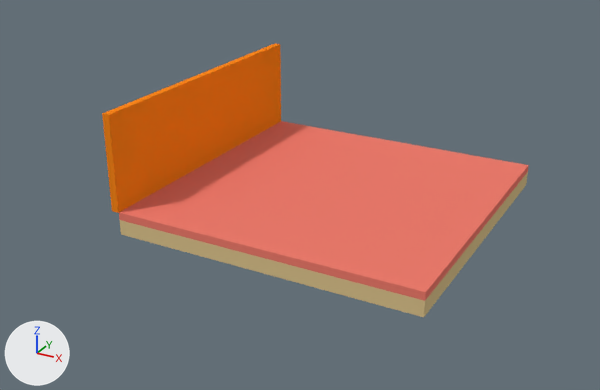
Renders of the Blender file resource-projects/3d-models/room/room.blend from each side of a commit.
Before and after are seen from a 50 mm camera at (4.43, -9.07, 4.31) aimed at (-0.34, -0.39, -0.03). Arrows for +X, +Y and +Z are at lower left; the lights stay in place.

In view in the first picture: 'Carpet', 'Floor', 'Wall'.
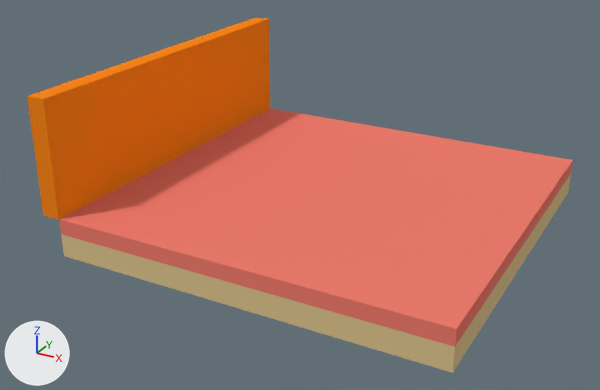
Where the change shows, as pixel boxes (x1, y1, x2, y2) in the pictures (600 x 390 px):
'Carpet', mesh rescaled (25% wider, 33% taller): before (119, 121, 529, 301); after (59, 108, 573, 347)
'Wall', mesh rescaled, moved (36% wider, 19% taller): before (102, 43, 281, 213); after (27, 17, 270, 220)
'Floor', mesh rescaled, moved (25% wider, 37% taller): before (120, 172, 528, 317); after (61, 174, 571, 373)

The change, as a diff of the scene's bpy script:
```diff
--- a/resource-projects/3d-models/room/room.blend.py
+++ b/resource-projects/3d-models/room/room.blend.py
@@ me_立方体_002 @@
 me_立方体_002.from_pydata(...)  # 8 vertices, 6 faces; spans x -0.05..0.05, y -2.0..2.0, z -0.01..1.25
 # used by ob_wall; location = (-2.05, -0.01, 0.01)
+# me_立方体_002 part 1: the whole mesh is scaled about its middle by (2.5, 1.25, 1.2), then moved by (-0.08, 0.0, 0.12)
 me_立方体_002.materials.append(mat_wall)
@@ me_立方体_001 @@
 me_立方体_001.from_pydata(...)  # 8 vertices, 6 faces; spans x -2.0..2.0, y -2.0..2.0, z -0.2..0.0
 # used by ob_floor; location = (0.0, 0.0, -0.1)
+# me_立方体_001 part 2: the whole mesh is scaled about the mesh origin by (1.25, 1.25, 1.5)
 me_立方体_001.materials.append(mat_floor)
@@ me_立方体 @@
 me_立方体.from_pydata(...)  # 8 vertices, 6 faces; spans x -2.0..2.0, y -2.0..2.0, z -0.1..0.0
 # used by ob_carpet; location = (0.0, 0.0, 0.0)
+# me_立方体 part 3: the whole mesh is scaled about the mesh origin by (1.25, 1.25, 2)
 me_立方体.materials.append(mat_carpet)
@@ ob_wall @@
 ob_wall = bpy.data.objects.new('Wall', me_立方体_002)
-ob_wall.location = (-2.05, -0.01, 0.01)
+ob_wall.location = (-2.55, -0.01, 0.01)
@@ ob_floor @@
 ob_floor = bpy.data.objects.new('Floor', me_立方体_001)
-ob_floor.location = (0.0, 0.0, -0.1)
+ob_floor.location = (0.0, 0.0, -0.2)
```
